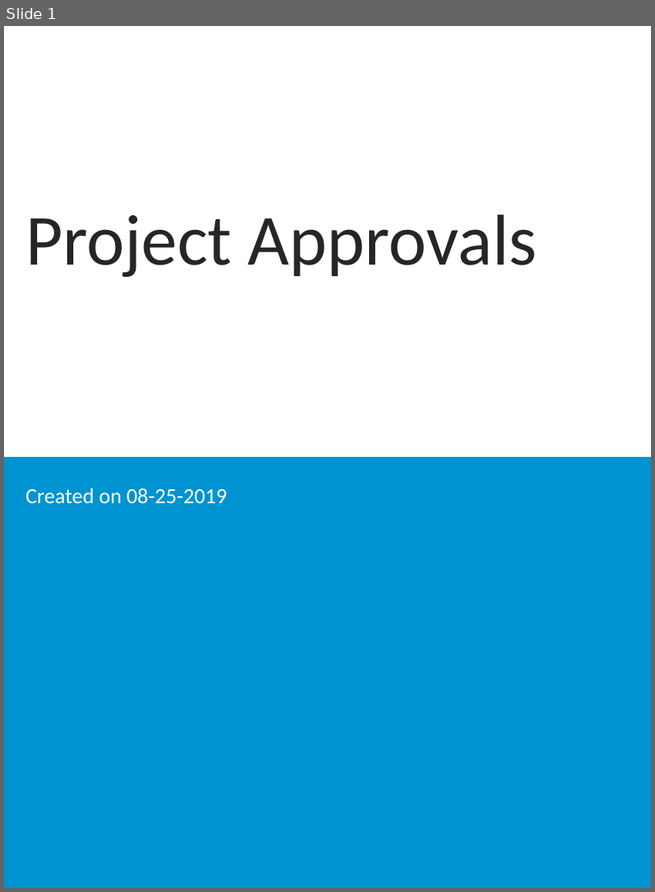
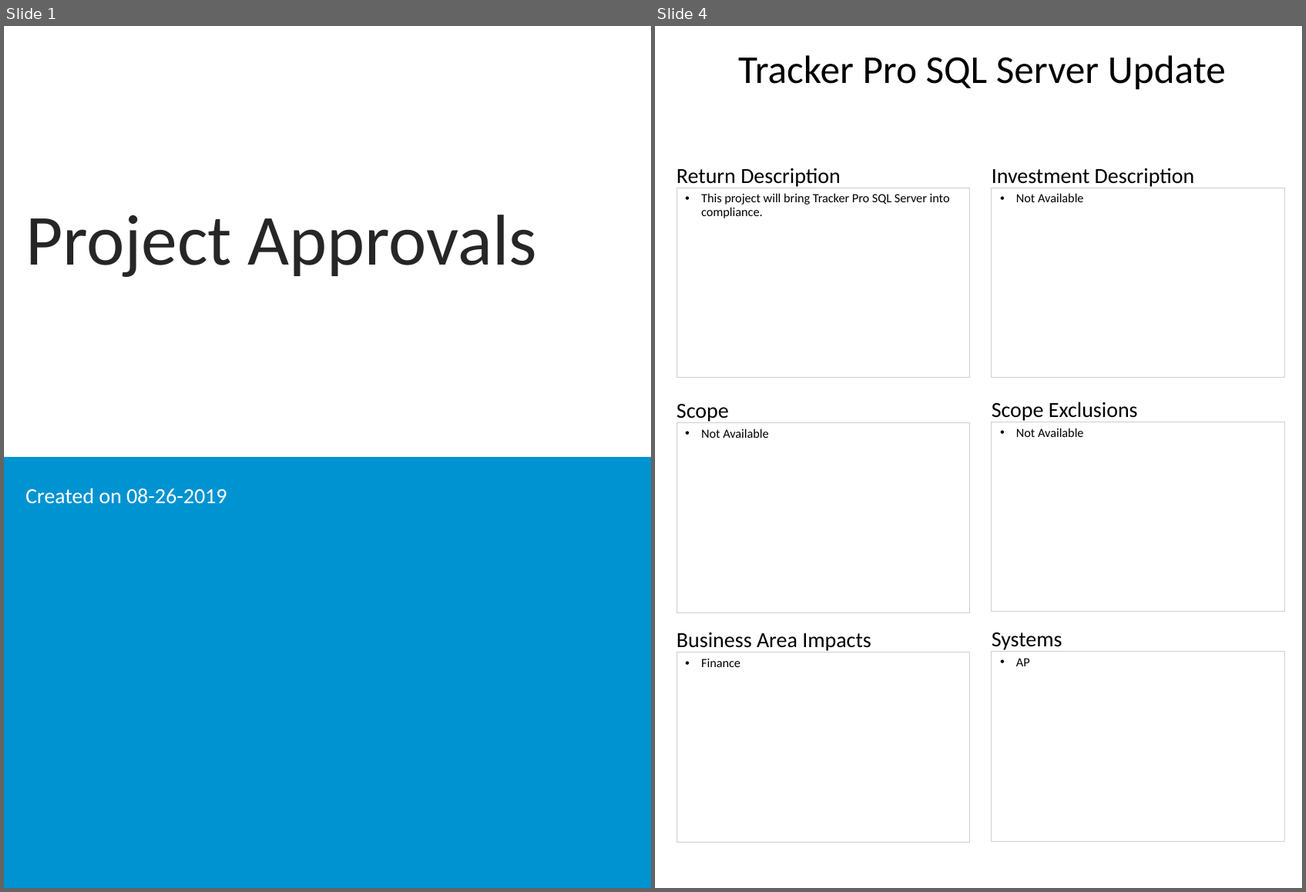
Before and after one commit to spikewood/Project-Report-Generator, a slide deck: destPPTX.pptx. Shown side by side, each under a label of ours: slide 1 before the commit, slides 1 and 4 after it; the slides between them are not shown. The pictures are 655x892 and 1306x892 pixels, drawn with LibreOffice and Linux fonts; fonts in the diff are those of the drawing; background and template pictures are left out. Boxes give left, top, right and bottom in pixels: in the first picture for what was removed or moved away, otherwise in the second. Text is boxed around its words. In the diff, an @@ line names an element or a change of style, - is before the commit and + after.

Commit message:
added ability to create project approvals.

```diff
--- a/destPPTX.pptx
+++ b/destPPTX.pptx
@@ slide 4 added at [655, 26, 1302, 888], background #FFFFFF @@
@@ title added at [738, 55, 1226, 90], 33 pt, text #000000 @@
+Tracker Pro SQL Server Update
@@ text added at [677, 168, 841, 188], 18 pt, text #000000 @@
+Return Description
@@ text added at [991, 168, 1195, 188], 18 pt, text #000000 @@
+Investment Description
@@ text added at [677, 188, 970, 378], outline #D0CECE 0.75 pt, 10.5 pt, text #000000 @@
+• This project will bring Tracker Pro SQL Server into compliance.
@@ text added at [991, 188, 1285, 378], outline #D0CECE 0.75 pt, 10.5 pt, text #000000 @@
+• Not Available
@@ text added at [677, 404, 729, 423], 18 pt, text #000000 @@
+Scope
@@ text added at [991, 402, 1138, 423], 18 pt, text #000000 @@
+Scope Exclusions
@@ text added at [677, 423, 970, 614], outline #D0CECE 0.75 pt, 10.5 pt, text #000000 @@
+• Not Available
@@ text added at [991, 422, 1285, 611], outline #D0CECE 0.75 pt, 10.5 pt, text #000000 @@
+• Not Available
@@ text added at [677, 633, 871, 653], 18 pt, text #000000 @@
+Business Area Impacts
@@ text added at [991, 633, 1062, 652], 18 pt, text #000000 @@
+Systems
@@ text added at [677, 653, 970, 843], outline #D0CECE 0.75 pt, 10.5 pt, text #000000 @@
+• Finance
@@ text added at [991, 652, 1285, 842], outline #D0CECE 0.75 pt, 10.5 pt, text #000000 @@
+• AP
@@ slide 1 changed as well @@
@@ subtitle at [26, 488, 227, 504]: text changed @@
-Created on 08-25-2019
+Created on 08-26-2019
```
Also in this commit, not shown: 40 other slides added, 1 slide removed, 2 other files.
